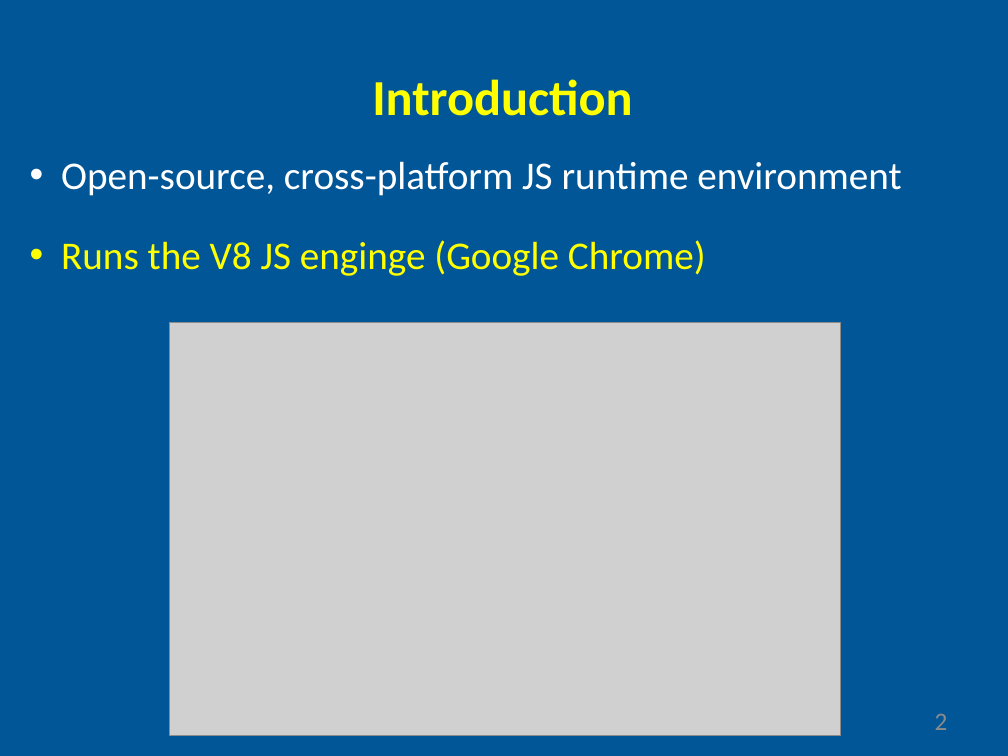
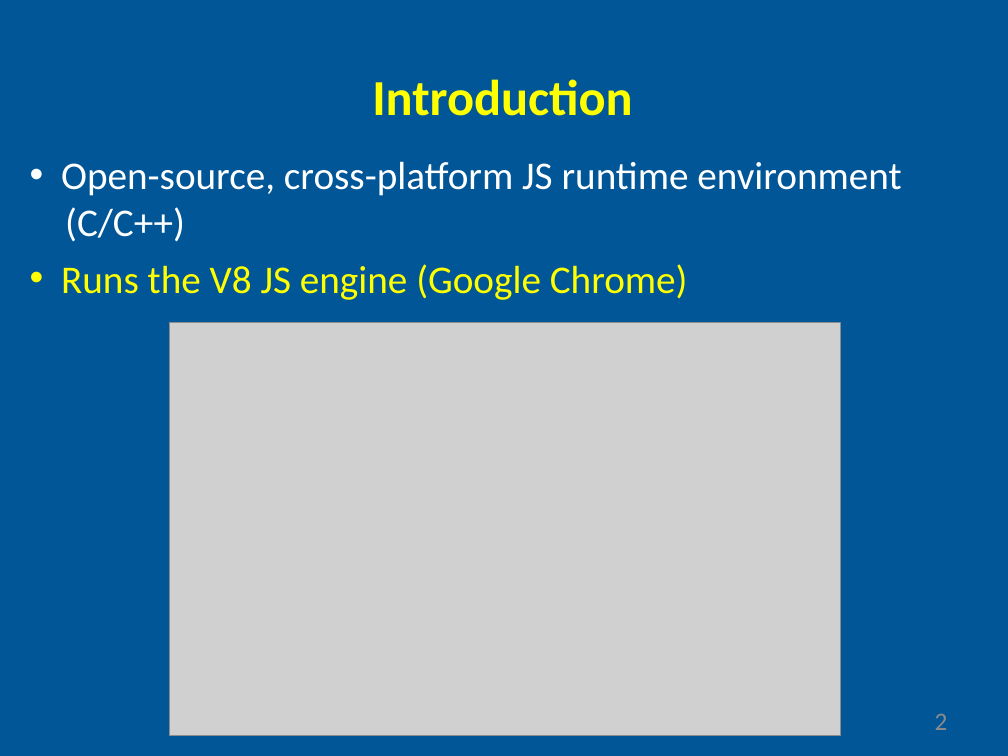
Before and after one commit to gyoryakos/presentations, a slide deck: slide 2 of nodejs.pptx. Drawn at 1008x756 pixels with LibreOffice and Linux fonts; fonts in the diff are those of the drawing; grey boxes stand for pictures. Boxes give left, top, right and bottom in pixels: in the first picture for what was removed or moved away, otherwise in the second. Text is boxed around its words. In the diff, an @@ line names an element or a change of style, - is before the commit and + after.

```diff
--- a/nodejs.pptx
+++ b/nodejs.pptx
@@ text at [65, 207, 185, 242]: paragraph added @@
+(C/C++)
@@ text at [61, 264, 688, 300]: text changed @@
-• Runs the V8 JS enginge (Google Chrome)
+• Runs the V8 JS engine (Google Chrome)
```
Also in this commit, not shown: 3 other slides changed, 1 slide added, 1 slide removed.
